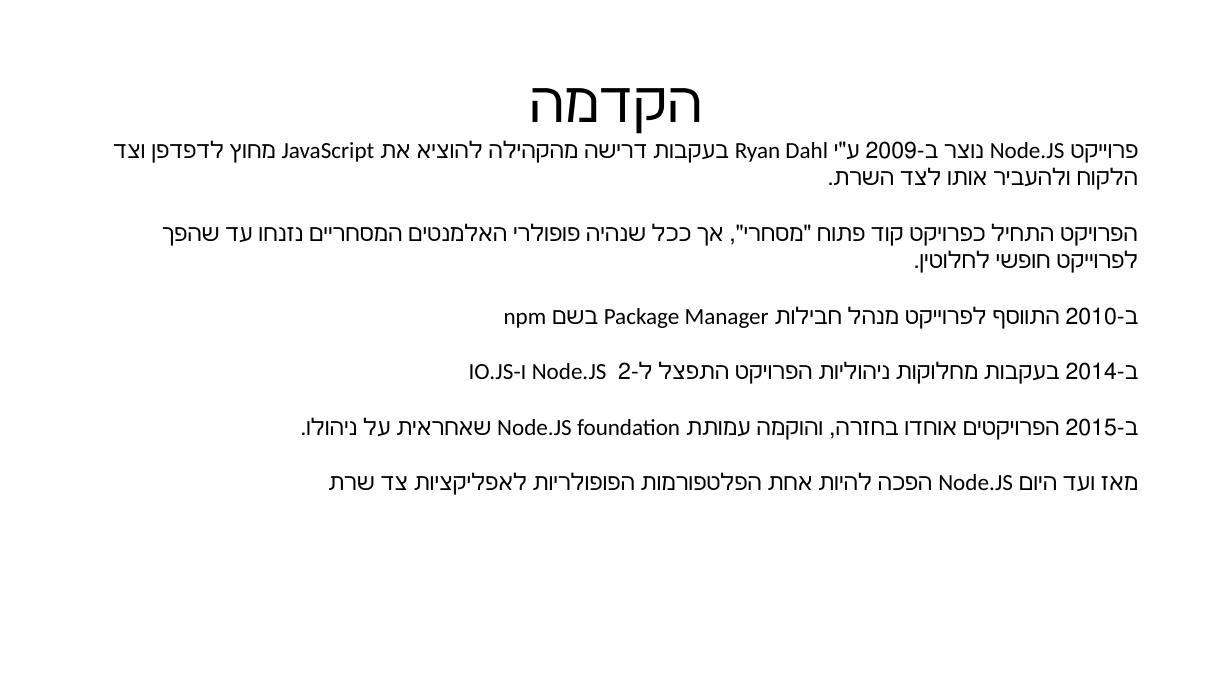
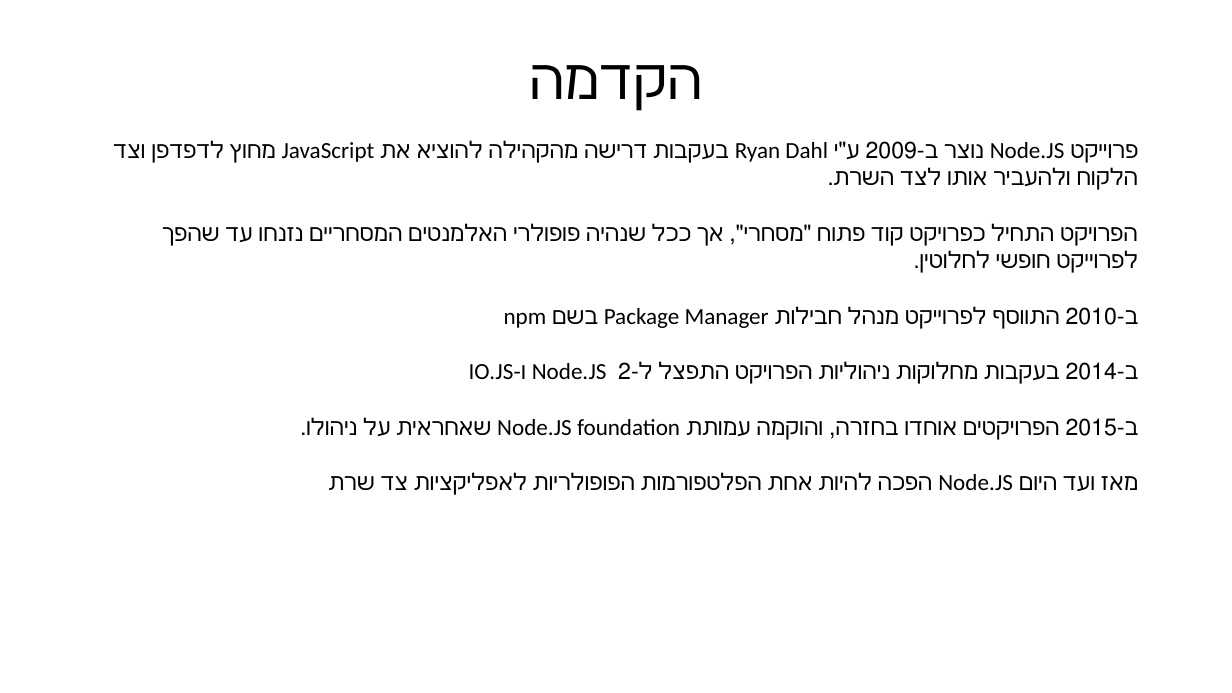
Before and after one commit to LiorBaraban/node-meeting-taldor, a slide deck: slide 2 of lecture/Presentation.pptx. Drawn at 1232x693 pixels with LibreOffice and Linux fonts; fonts in the diff are those of the drawing. Boxes give left, top, right and bottom in pixels: in the first picture for what was removed or moved away, otherwise in the second. Text is boxed around its words. In the diff, an @@ line names an element or a change of style, - is before the commit and + after.

Commit message:
updated presentation

```diff
--- a/lecture/Presentation.pptx
+++ b/lecture/Presentation.pptx
@@ title "הקדמה" moved from (x1=529, y1=88, x2=702, y2=134) to (x1=529, y1=65, x2=702, y2=111) @@
```
Also in this commit, not shown: 1 other slide changed.
